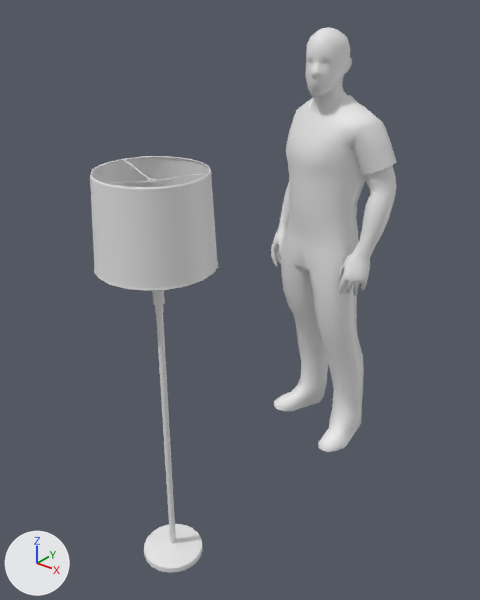
Before and after pictures for a commit that changed the Blender file _ART/Blender/LivingRoom/SM_StandingLamp.blend.
Camera for both pictures: a 50 mm camera at (1.39, -1.32, 1.99) aimed at (-0.06, 0.48, 0.87). Arrows for +X, +Y and +Z are at lower left; the lights stay in place.

Objects in the first picture: 'HumanRef', 'SM_StandingLamp'.
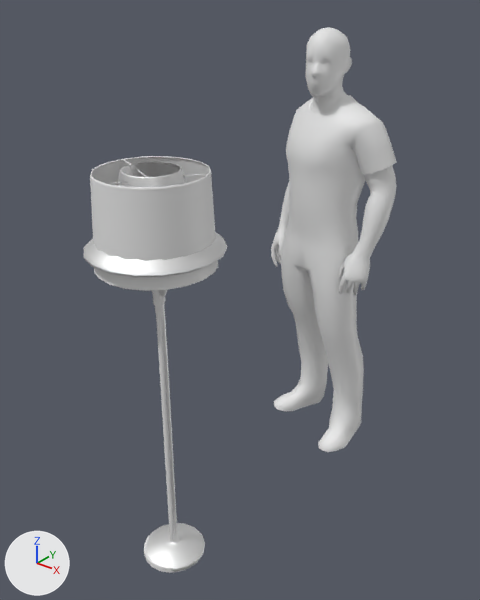
Boxes (x1, y1, x2, y2) around the edits, measured in the pictures (480 x 600 px):
'SM_StandingLamp_02', added: after (84, 162, 227, 572)

The edits, one by one:
Material 'lambert1' (mat_lambert1) is new.
Its base color is (1.0, 1.0, 1.0) (white #ffffff).
Its metallic is 1.0.
Its roughness is 0.553.
Its specular ior level is 1.0.
Mesh me_standinglamp is new.
It has 448 vertices, 834 faces and spans x -21.8..21.8, y -21.5..21.5, z 0.1..149.0.
It uses material mat_lambert1 (white #ffffff).
Object 'SM_StandingLamp_02' (ob_sm_standinglamp_02) is new; it shows me_standinglamp.
Its location is (0.0, 0.0, 0.0).
Its scale is (0.01, 0.01, 0.01).
